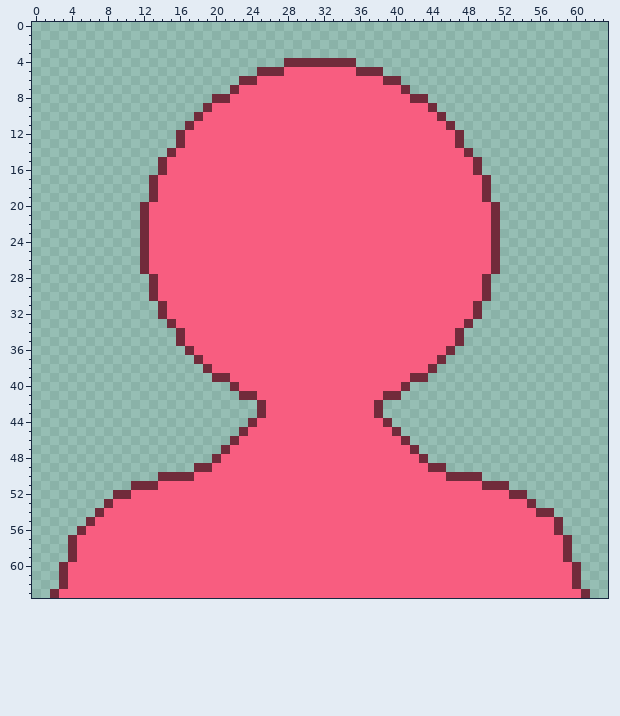
A pixel-art sprite gets an edit: jamAssets/portraits/StarletPortrait.png. The picture above is the old version.
The file is 64x64 pixels.
After the commit:
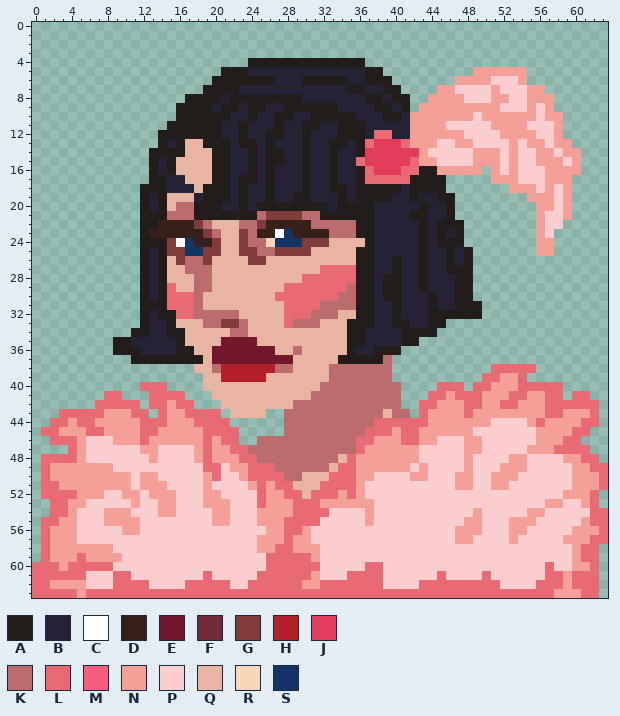
Palette (. is transparent): A #221c1a  B #242234  C #ffffff  D #371f1a  E #73172d  F #712b3b  G #803b3b  H #b4202a  J #e13d59  K #bb6c6c  L #e86a73  M #f85d80  N #f5a097  P #facece  Q #e9b5a3  R #fad6b8  S #143464
The edit:
Changed rows in their new state; - is an unchanged pixel.
first column x 0:
 4 ------------------------AAAAAAAAAAAAA---------------------------
 5 ---------------------AAABBBBBBBBBBBBBAA----------NNNNNN---------
 6 --------------------AAAAAAABBBAAAAABBAAA.------NNNNPPPN---------
 7 -------------------AAAABBBBBBBBBBBBAABBAA.---NNPPPPNPPPNN-------
 8 -----------------AAAABAAAAAAAABBBBBBBAABAA..NNNNPPPNNPPNNN------
 9 ----------------AAAABAABAABBAAAAAABBBBAABA.NNNNNNNNNPPPNPN------
10 ----------------AAAAAABBABBAABBAAAAABBBAABNNNNNNNPNNNNNNPNN-----
11 ---------------AAAAAABBABBBABBAABBAAABBBBBNNNNPPPPPNNNNPPPN-----
12 --------------AAAAAAABBABBAABBABBBAAABLLBBNNNNNNPPPPNNNNPPN-----
13 --------------ABAQQAAABAABABBBABBAABALJJJLNNNPPNNPPPPNPNNPNN----
14 -------------AAAAQQQAABBABAABBABBABBAJJJJJJNPPPPPNNNPNPPNNPNN---
15 -------------ABAQQQQAABBABAABBABBABBLJJJJJLNNPPPPNNNPNPPNNNPN---
16 -------------ABAQQQQAABBABABBBABBABBALJJJLLAANNNNN-NPNPPPNNNN---
17 -------------AABBQQQAABAABABBBABBABBALLLLLAAAA.....NNNPPPNNN----
18 ------------AAABBBQAAABABBABBBABBAABAAAAABAAAA.....--NNNPNPN----
19 ------------ABAQQQBAAABABBABBAABBBABAAAABBABBAA....----NNNPN----
20 ------------ABAQKKAAABBABAAAAAAAABAAAABBBBBABBA.....----NNPN----
21 ------------AAAKKKAAAAAAAKGGGGKKAAAAAABBBBAABBA.....----NPPN----
22 ------------AADDDDGKQQQKKGDDDDDKKKKKAABBBBBABAAA....----NPP-----
23 ------------ADDDDDDGKQQGKDDCSDDDDKKKAABBBBBABABA....----NP------
24 ------------AAAGCSDDGQQGKKRSSSGGGQQQQABBBBBABAAA....----NN------
25 ------------ABAGGSSGGQQGGKKGGGGQQQQQAABBBBBABBABA...----NN------
26 ------------ABAQGKKGQQQQGGQQQQQQQQQQAABBABBABBABA...------------
27 ------------ABAQQKKKQQQQQQQQQQQQLLLLAABBABBABBAAA...------------
28 ------------ABAQQQKKQQQQQQQQQQLLLLLLAABAABBABBBAA..-------------
29 ------------ABALQQKKQQQQQQQQLLLLLLLKAABAABBABBBAA..-------------
30 ------------ABALLLKQQQQQQQQLLLLLLLKKAABAABBBABBAA..-------------
31 ------------AAALLLKQQQQQQQQQLLLLKKKKAABBABBBABBAAA--------------
32 ------------ABAALLKKKKKQQQQQLLLKKKQQAABBABBBAAAAAA--------------
33 ------------ABBAQQQKKGGKQQQQLKKKQQQAAABBAABBAA...---------------
34 -----------AABBAAQQQQQKKQQQQQQQQQQQAABBBBAAAA...----------------
35 ---------AABBBBBAQQQQEEEEQQQQQQQQQQAABBBBAA.....----------------
36 ---------AAABBBBAAQQEEEEEEEQQKQQQQQABBAAA......-----------------
37 -----------AAAAAAAAQEEEEEEEEEQQQQQAAAAAK......------------------
38 ------------------QQKHHHHHHKKQQQQKKKKKKK.....------LLLLL--------
39 -------------------QQHHHHHQQQQQQQKKKKKKK....------LLNNL---------
40 ------------LLL----QQQQQQQQQQQQQKKKKKKKKK.---LLL-LLNNNLLLLL-----
41 --------LL---LLLL---QQQQQQQQQQQKKKKKKKKKK---LLNLLLNNNLLNNLL-LL--
42 -------LLLLL-LLNLL---QQQQQQQQKKKKKKKKKKKK--LLNNNLLNNLLNNNLLLLLL-
43 ---LLLLLNNNLL-LNNLLLL-QQQQ..KKKKKKKKKKKQKK-LNNNNLNNNNNNNNLLNNNL-
44 --LLNLLNNNNNLLLNNNLLLL--....KKKKKKKKKKLLLLLLNNNNNNNPPPPNLNNNNLL-
45 -LLNNNLLNNNNLLNNNNNLLLL.....KKKKKKKKKLLLNLLNNNNNNPPPPPPPNNNNLL--
46 --LLLNPPPNNNLNNNNNNLNLL..KKKKKKKKKKKLLNNNLLNNPPPNNPPPPPPNNNLL---
47 ----LNPPPPPPNNPPPPNLNNLLKKKKKKKKKKKKLNNNNNNPPPPPNNPPPPPNNNLLLL--
48 -LLLLNPPPPPPPNPPPPNLNNNLLKKKKKKKKKQLNNNNNNNPPPPPNPPPPNNPPPPNNLL-
49 -LNNNNNNNPPPPPPPPPPLLPNNLLLKKKKKKQLLNNNNNNPNPPPPNPPPNNNPPPPPNNLL
50 -LNNNNNNNNNPNNPPPPPNLPPNLLLLKKQQQLLLNNPPPPNNPPPNNPPNNNPPPPPPNNNL
51 -LLNNNNNNNNPNNNPPPPNPPPPNLNLLQQQLLLLNPPPPPPPPPPNNPPNNPPPPPPPNNNL
52 -LLLLNNNPPNNPNNNPPPNNPPPPLNNLLQLLLNLNPPPPPPPPPPPPPPPPPPPPPPNNNL-
53 --LLNNPPPPPNPPNNPPPNNNPPPLNNNLLLNNNNNNPPPPPPPPPPPPPPPPPPPNNPPNL-
54 --LLNPPPNNNPPPNNPPPPNNPPPNNNNLLLLPPPPNPPPPPPPPPPPNPPPPPNNPPPPPLL
55 -LLNNPPPNNNNPPPPPPPPNNPPPNNNLLLLPPPPPNPPPPPPPPPPNNPPPNNNPPPPPNLL
56 -LNNNPPPPPNNPPPPPPPPPPPPPPNNLLNPPPPPPPPPPPPPPPPNNNPPPNNPPPPPNNNL
57 -LNNNPPPPPPPPPPPPPPPPPPPPNNNLNNPPPPPPPPPPPPPPPPNNPPPPNPPPPPNNNLL
58 -LNNNNNNNPPPPPPPPPPPPPPPPNNLLNNNPPPPPPPPPPPPPPPPPPPPPPPPPPPPNLL-
59 -LNNNLNNNNPPPPPPPPPPPPPPPPLLLLLNPPPPPPPPPPPPPPPPPPPPPPPPPPPPNLL-
60 LLLNLLLLLPPPPPPPPPPPPPPPPPLLLLLLPPPPPLLPPPPPPPPPPPPPPPPPPLPPNNL-
61 LLLLLLPPPLLPPPPPPPPLPPPPPLLLLLLNPPPLLLLPPPPPPLPPPPLPPPPPPLLNLLL-
62 LLNNNNPPPLLLLPPPPLLLLLPPLLLLLLNNLLLLLLLPPPPLLLLLLLLLPPPPLLLNLLL-
63 LLLLLNLLLLLLLLLLLLLLLLLLLLLLLLLLLLLLLLLLLLLLLLLLLLLLLLLLLLNNNLL-
